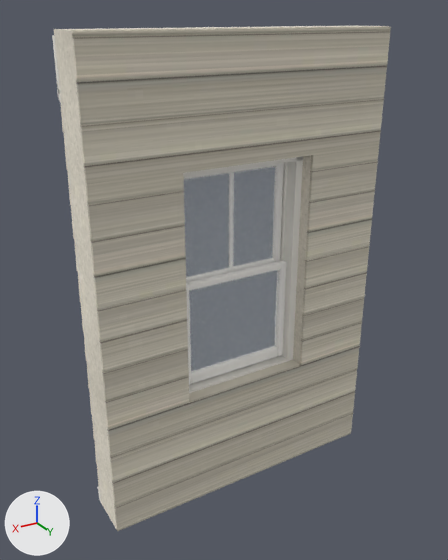
The glTF model kits/fazenda/pieces/h_win1_ns.glb as it was, and as the next commit left it.
The view is the same before and after, from a camera (50 mm lens) standing at (1.99, 3.3, 3.1) and looking at (0.07, 0.11, 1.51). Every picture has the same lights, and +X, +Y and +Z are marked at lower left. The first picture is the older version. Where no turn or scale is listed for an object, it has been applied to the vertices. Vertices at exactly the same position are counted once.

The scene before the commit, as lines of its bpy script (objects in view):
```python
ob_h_win1_ns_plaster = bpy.data.objects.new('h_win1_ns_plaster', me_h_win1_ns_plaster)
ob_h_win1_ns_plaster.location = (0.0, 0.0, 0.0)
ob_h_win1_ns_sash = bpy.data.objects.new('h_win1_ns_sash', me_h_win1_ns_sash)
ob_h_win1_ns_sash.location = (0.0, 0.0, 0.0)
ob_h_win1_ns_siding = bpy.data.objects.new('h_win1_ns_siding', me_h_win1_ns_siding)
ob_h_win1_ns_siding.location = (0.0, 0.0, 0.0)
# also in view: 'h_win1_ns_frame' at (0.0, 0.12, 1.55); 'h_win1_ns_glass' at (0.0, 0.1, 1.55); 'h_win1_ns_trim' at (0.0, 0.06, 1.5)
```
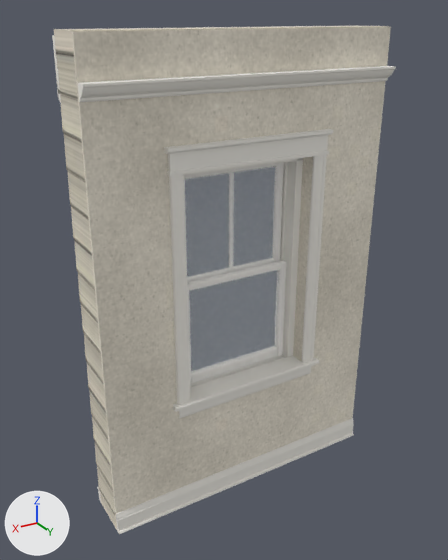
What differs and where, as boxes [x1, y1, x2, y2] in the pictures (448 x 560 px):
'h_win1_ns_plaster', surface changed: [72, 27, 391, 530] in both
'molduras', added: after [78, 66, 396, 534]
'h_win1_ns_siding', surface changed: [55, 26, 389, 528] in both
part 1 of me_h_win1_ns_siding, built on: before [58, 25, 363, 401]; after [58, 25, 359, 30]
'h_win1_ns_sash', unchanged, covered by the edit: before [184, 163, 287, 385]; after [185, 163, 284, 283]
'folha_sash', unchanged, uncovered by the edit: after [187, 260, 287, 384]

The change, as a list of edits to the scene's bpy script:
```text
Change mat_plaster:
    where n2 = _N.new('ShaderNodeTexImage'); n2.name = 'Image Texture'
    n2.image: img_image_0 -> img_image_4
    where n5 = _N.new('ShaderNodeTexImage'); n5.name = 'Image Texture.001'
    n5.image: img_image_3 -> img_image_7
    where n7 = _N.new('ShaderNodeTexImage'); n7.name = 'Image Texture.002'
    n7.image: img_image_1 -> img_image_5
Change mat_siding:
    where n2 = _N.new('ShaderNodeTexImage'); n2.name = 'Image Texture'
    n2.image: img_image_4 -> img_image_0
    where n5 = _N.new('ShaderNodeTexImage'); n5.name = 'Image Texture.001'
    n5.image: img_image_7 -> img_image_3
    where n7 = _N.new('ShaderNodeTexImage'); n7.name = 'Image Texture.002'
    n7.image: img_image_5 -> img_image_1
Change me_h_win1_ns_siding:
    used by ob_h_win1_ns_siding; location = (0.0, 0.0, 0.0)
    remove me_h_win1_ns_siding.from_pydata(...)  # 220 vertices, 352 faces; spans x -1.0..1.0, y -0.02..0.28, z 0.0..3.03
    add me_h_win1_ns_siding.from_pydata(...)  # 231 vertices, 359 faces; spans x -1.0..1.0, y -0.02..0.28, z 0.0..3.03
    me_h_win1_ns_siding part 1
    2 vertices are removed from x -0.45..0.45, y 0.28, z 0.8..2.3
    12 faces are deleted
    2 vertices move from x -0.45..0.45, y 0.28, z 0.8..2.3 to x -0.45..0.45, y 0.2, z 1.23..2.3
    6 vertices are added at (-0.19, 0.2, 0.8), (-0.19, 0.2, 2.3), (-0.19, 0.2, 3.03), (-0.45, 0.2, 1.23), (-0.84, 0.2, 3.03), (0.61, 0.2, 3.03)
    7 new vertices lie (0.0, 0.2, 0.0) away from vertices in x -1.0..1.0, y 0.0, z 0.8..3.03
    19 new faces join them
Add me_molduras:
    me_molduras.from_pydata(...)  # 132 vertices, 228 faces; spans x -1.0..1.0, y 0.2..0.38, z 0.0..2.8
    me_molduras.materials.append(mat_trim)  # white #f8f6ee
Add ob_molduras:
    ob_molduras = bpy.data.objects.new('molduras', me_molduras)
    ob_molduras.location = (0.0, 0.0, 0.0)
```
